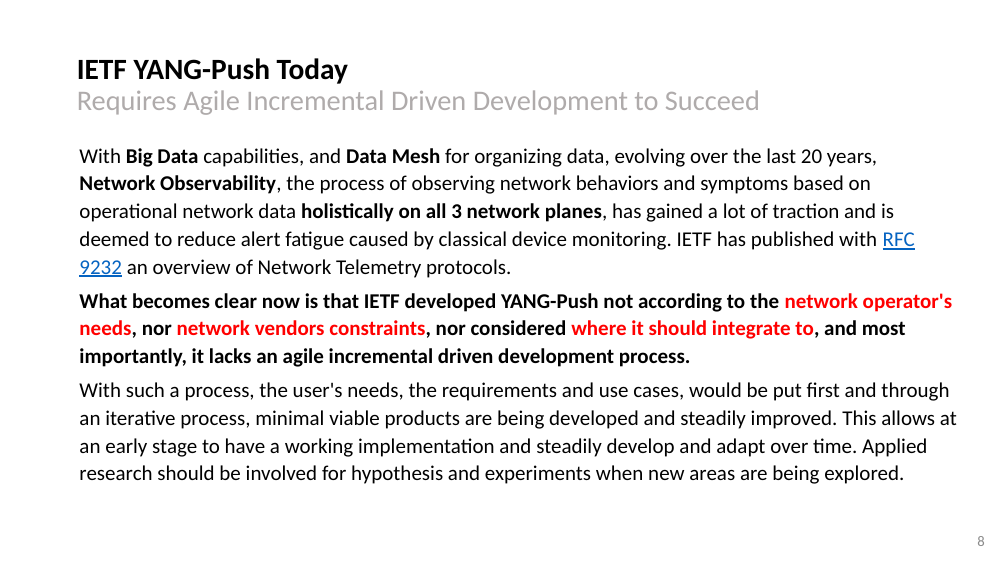
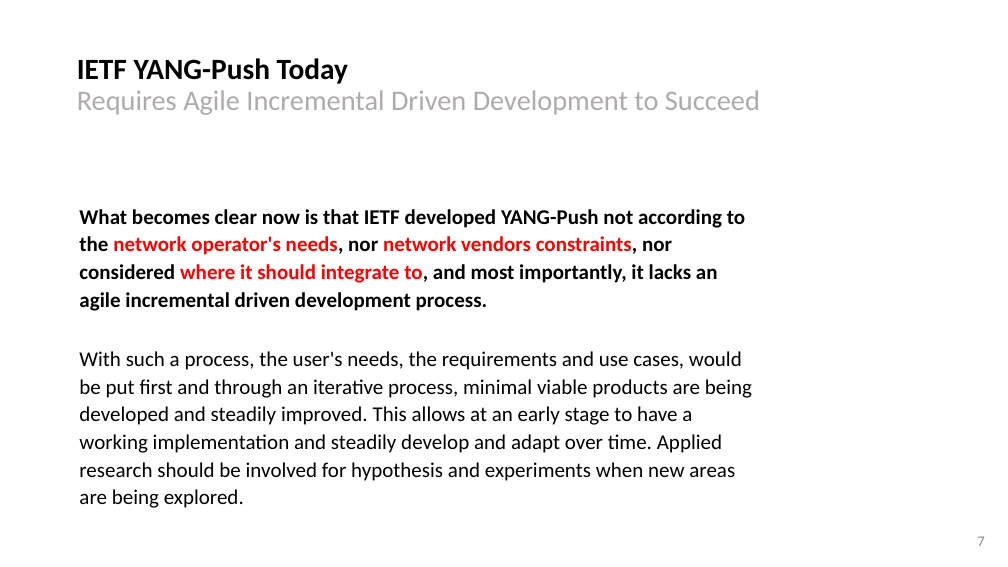
Before and after one commit to network-analytics/ietf-network-analytics-document-status, a slide deck: slide 7 of 122/NEMOPS/IAB NEMOPS - YANG-Push - Agile Incremental Driven Development.pptx (slide 8 before the commit). Drawn at 1008x567 pixels with LibreOffice and Linux fonts; fonts in the diff are those of the drawing. Boxes give left, top, right and bottom in pixels: in the first picture for what was removed or moved away, otherwise in the second. Text is boxed around its words. In the diff, an @@ line names an element or a change of style, - is before the commit and + after.

```diff
--- a/122/NEMOPS/IAB NEMOPS - YANG-Push - Agile Incremental Driven Development.pptx
+++ b/122/NEMOPS/IAB NEMOPS - YANG-Push - Agile Incremental Driven Development.pptx
@@ text at (79,148,915,278): paragraph removed @@
-With Big Data capabilities, and Data Mesh for organizing data, evolving over the last 20 years, Network Observability, the process of observing network behaviors and symptoms based on operational network data holistically on all 3 network planes, has gained a lot of traction and is deemed to reduce alert fatigue caused by classical device monitoring. IETF has published with RFC 9232 an overview of Network Telemetry protocols.
@@ text "What becomes clear now is ...": place and size @@
-text "What becomes clear now is ..." at (79,148,957,484)
+text "What becomes clear now is ..." at (79,209,752,508)
@@ page number at (977,536,984,546): text changed @@
-8
+7
```
Also in this commit, not shown: 2 other slides changed, 1 slide removed, 1 other file.
